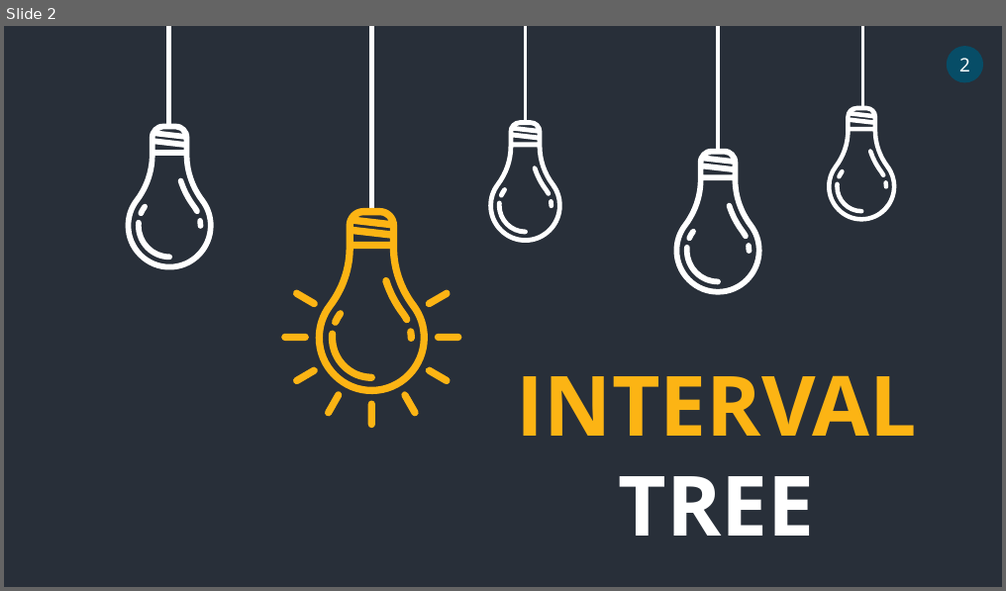
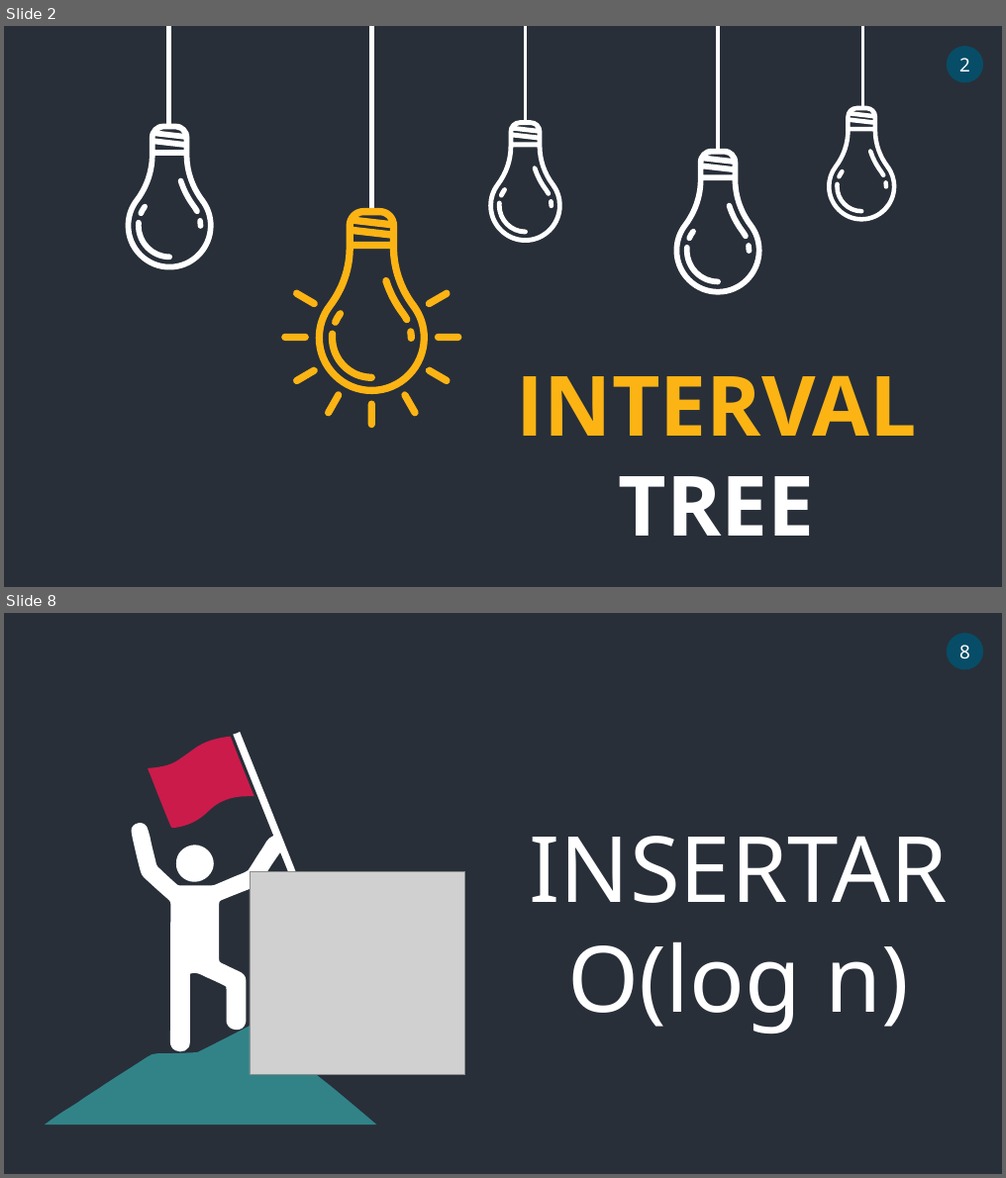
Before and after one commit to ElvisMinayaM/INTERVAL-TREE, a slide deck: INTERVAL TREE.pptx. Shown one above the other, each under a label of ours: slide 2 before the commit, slides 2 and 8 after it; the slides between them are not shown. The pictures are 1006x591 and 1006x1178 pixels, drawn with LibreOffice and Linux fonts; fonts in the diff are those of the drawing; grey boxes stand for pictures. Boxes give left, top, right and bottom in pixels: in the first picture for what was removed or moved away, otherwise in the second. Text is boxed around its words. In the diff, an @@ line names an element or a change of style, - is before the commit and + after.

```diff
--- a/INTERVAL TREE.pptx
+++ b/INTERVAL TREE.pptx
@@ slide 8 added at (x1=4, y1=613, x2=1002, y2=1174), background #282F39 @@
@@ ellipse added at (x1=946, y1=633, x2=983, y2=669), fill #074D67, 18 pt, text #FFFFFF @@
+8
@@ group added at (x1=45, y1=732, x2=377, y2=1126): 4 freeform shapes @@
@@ text added at (x1=529, y1=836, x2=946, y2=1034), 88 pt, text #FFFFFF @@
+INSERTAR
+O(log n)
@@ picture added at (x1=250, y1=872, x2=465, y2=1075) @@
```
Also in this commit, not shown: 4 slides changed, 8 other slides added, 4 slides removed.
